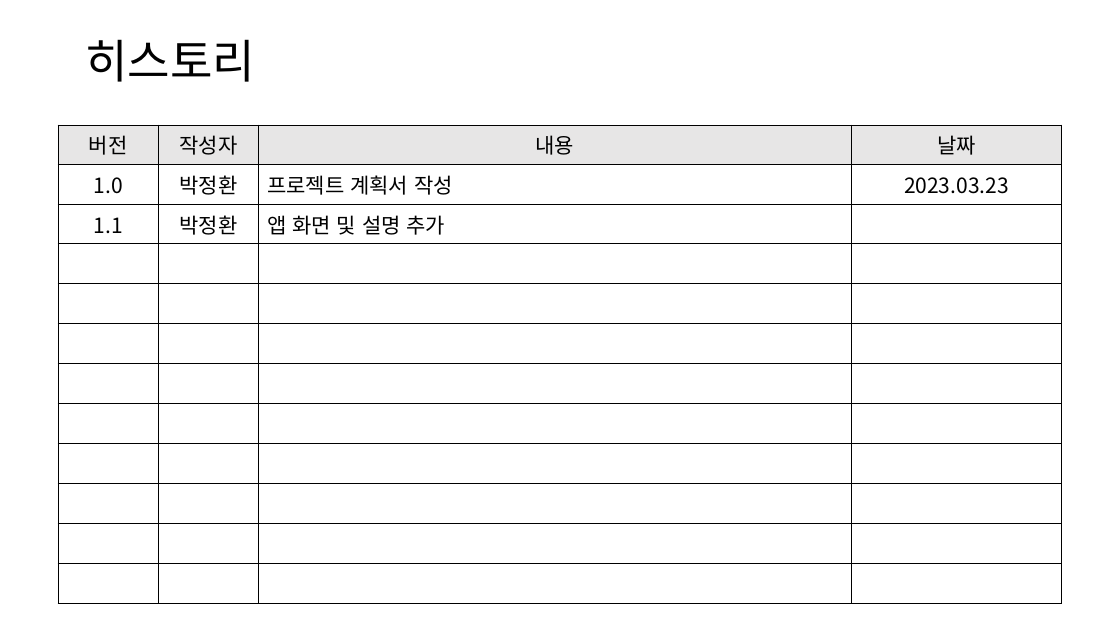
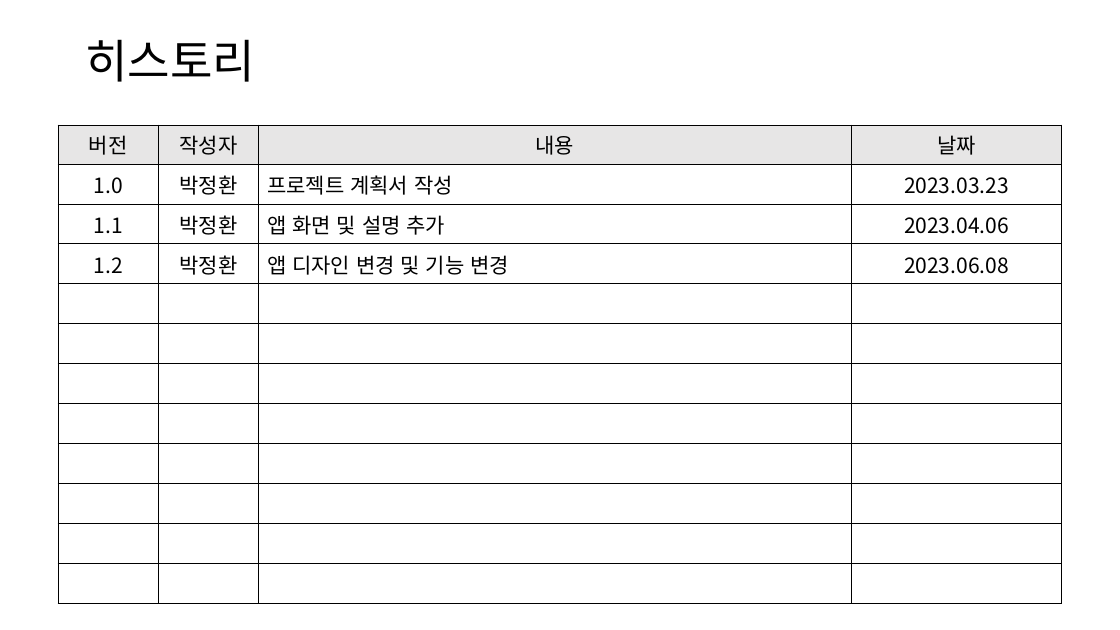
Before and after one commit to prebacon/AppProject, a slide deck: slide 3 of app_계획서_20183222.pptx. Drawn at 1120x630 pixels with LibreOffice and Linux fonts; fonts in the diff are those of the drawing. Boxes give left, top, right and bottom in pixels: in the first picture for what was removed or moved away, otherwise in the second. Text is boxed around its words. In the diff, an @@ line names an element or a change of style, - is before the commit and + after.

```diff
--- a/app_계획서_20183222.pptx
+++ b/app_계획서_20183222.pptx
@@ table at [58, 125, 1061, 598] @@
-row 3: 1.1 | 박정환 | 앱 화면 및 설명 추가 | 
+row 3: 1.1 | 박정환 | 앱 화면 및 설명 추가 | 2023.04.06
+row 4: 1.2 | 박정환 | 앱 디자인 변경 및 기능 변경 | 2023.06.08
-row 12:  |  |  | 
```
Also in this commit, not shown: 3 other slides changed, 3 slides removed.
